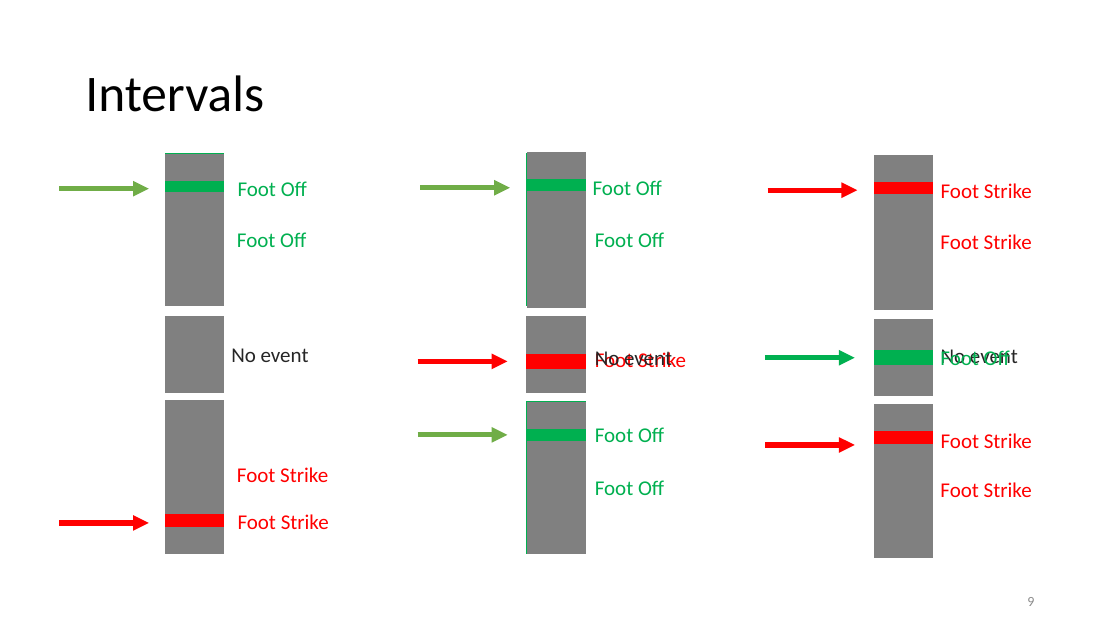
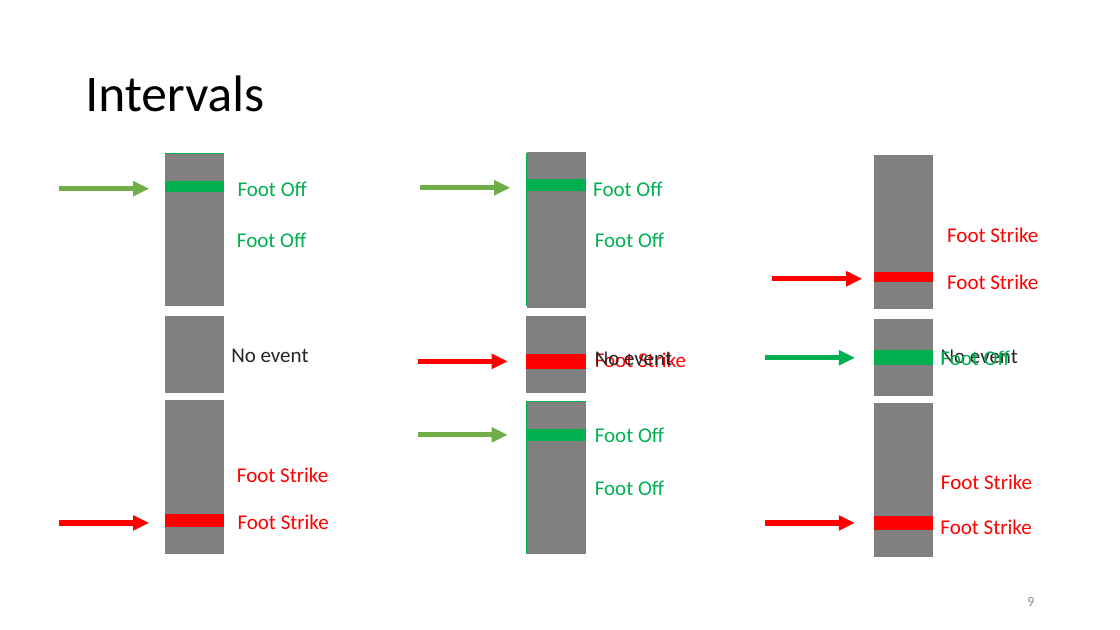
Before and after one commit to fourastiemarvin/Data-mining-project-2019, a slide deck: slide 9 of docs/Présentation_Data_Mining.pptx. Drawn at 1120x630 pixels with LibreOffice and Linux fonts; fonts in the diff are those of the drawing. Boxes give left, top, right and bottom in pixels: in the first picture for what was removed or moved away, otherwise in the second. Text is boxed around its words. In the diff, an @@ line names an element or a change of style, - is before the commit and + after.

Commit message:
add presentation

```diff
--- a/docs/Présentation_Data_Mining.pptx
+++ b/docs/Présentation_Data_Mining.pptx
@@ rectangle: place and size @@
-rectangle at (875,194,933,309)
+rectangle at (875,155,933,271)
@@ text "Foot Strike": place and size @@
-text "Foot Strike" at (940,234,1032,249)
+text "Foot Strike" at (947,227,1038,242)
@@ text "Foot Strike": place and size @@
-text "Foot Strike" at (941,183,1032,198)
+text "Foot Strike" at (947,274,1038,289)
@@ arrow moved from (768, 190) - (858, 190) to (772, 279) - (862, 279) @@
@@ rectangle: place and size @@
-rectangle at (875,155,933,181)
+rectangle at (875,282,933,308)
@@ rectangle: place and size @@
-rectangle at (875,445,933,557)
+rectangle at (875,404,933,516)
@@ text "Foot Strike": place and size @@
-text "Foot Strike" at (940,482,1032,497)
+text "Foot Strike" at (941,474,1032,489)
@@ text "Foot Strike": place and size @@
-text "Foot Strike" at (941,433,1032,448)
+text "Foot Strike" at (940,519,1032,534)
@@ arrow moved from (765, 445) - (855, 445) to (765, 523) - (854, 523) @@
@@ rectangle: place and size @@
-rectangle at (875,404,933,430)
+rectangle at (875,531,933,557)
```
Also in this commit, not shown: 2 other slides changed, 2 slides added, 1 slide removed, 1 other file.
